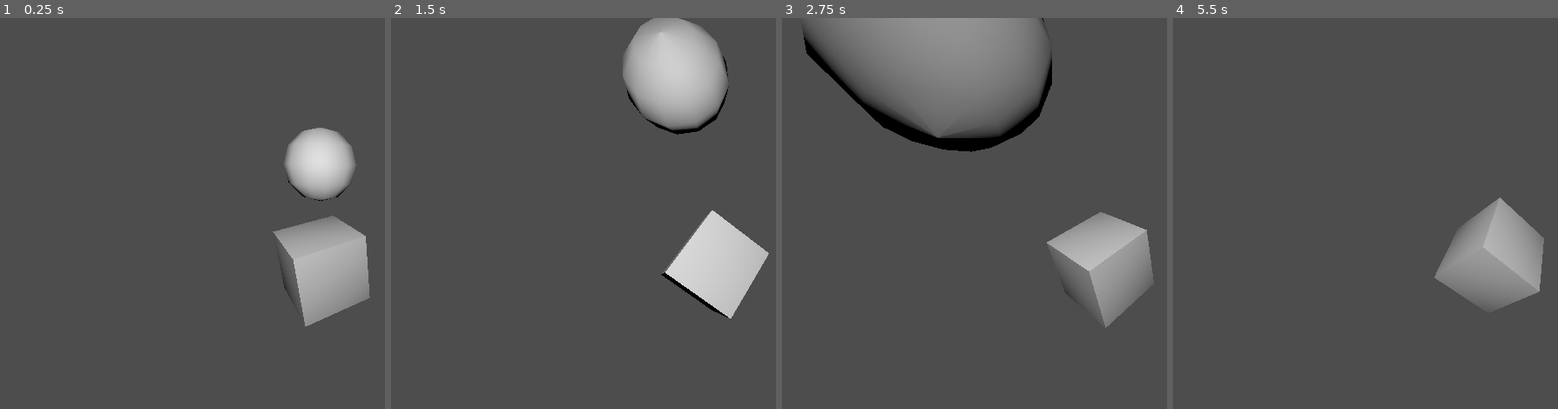
Above: before the commit, frames 1-4 (left to right).
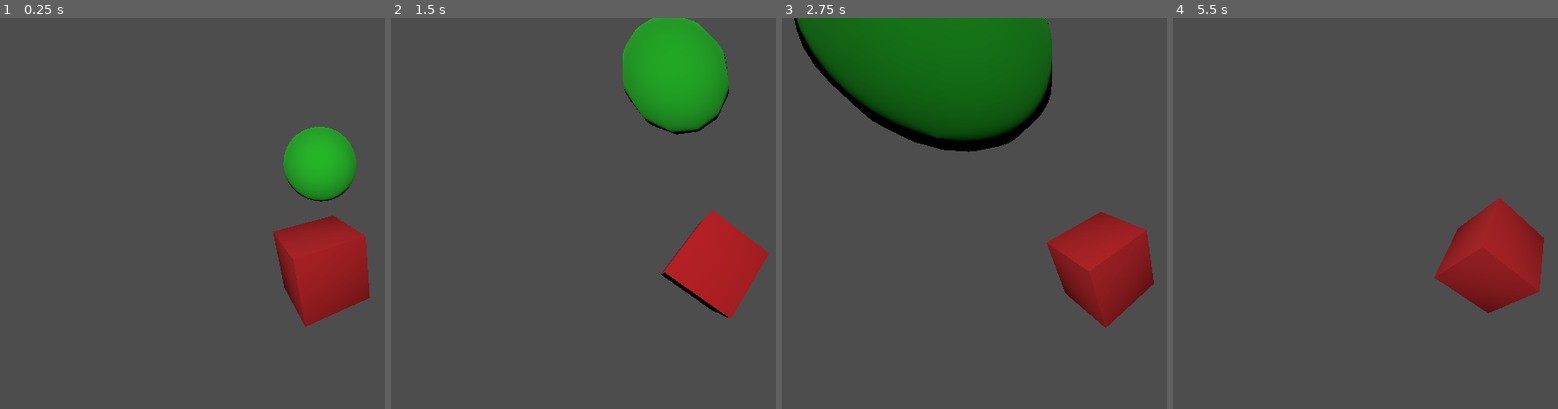
Above: after the commit, the same moments.

Repository: OliverLazar/game-of-life
Game: Godot game, scene res://Scenes/level_1.tscn
Same seed, same stepped clock (60 frames per second), same inputs: the game is played once before the commit and once after it.
Inputs:
- Up to frame 1 (0.25 s): no input
- Up to frame 2 (1.5 s): no input
- Up to frame 3 (2.75 s): no input
- Up to frame 4 (5.5 s): no input

The runs differ from the first frame. In frame 1, 7.9% of the frame differs, in the area x 70-97%, y 27-80%; in frame 2, 10%; in frame 3, 22%, in the area x 3-97%, y 0-80%; in frame 4, 5.4%.

Commit message:
Playing with Color and Material
Hi

Diff:
--- a/Scenes/level_1.tscn
+++ b/Scenes/level_1.tscn
@@ -1,8 +1,21 @@
-[gd_scene load_steps=4 format=3 uid="uid://e2scyq3pobbu"]
+[gd_scene load_steps=6 format=3 uid="uid://e2scyq3pobbu"]
 
 [ext_resource type="Script" path="res://Scripts/box_movement.gd" id="1_gijdd"]
 
+[sub_resource type="StandardMaterial3D" id="StandardMaterial3D_cbbib"]
+vertex_color_use_as_albedo = true
+vertex_color_is_srgb = true
+albedo_color = Color(0.577557, 0.034139, 0.0638211, 1)
+metallic = 0.41
+
 [sub_resource type="BoxShape3D" id="BoxShape3D_lwl40"]
+
+[sub_resource type="StandardMaterial3D" id="StandardMaterial3D_f5wp2"]
+vertex_color_use_as_albedo = true
+vertex_color_is_srgb = true
+albedo_color = Color(0.0745098, 0.584314, 0.0901961, 1)
+albedo_texture_force_srgb = true
+metallic = 0.5
 
 [sub_resource type="SphereShape3D" id="SphereShape3D_kvlty"]
 
@@ -15,6 +28,7 @@
 script = ExtResource("1_gijdd")
 
 [node name="CSGBox3D" type="CSGBox3D" parent="Box"]
+material = SubResource("StandardMaterial3D_cbbib")
 
 [node name="CollisionShape3D" type="CollisionShape3D" parent="Box"]
 shape = SubResource("BoxShape3D_lwl40")
@@ -29,6 +43,8 @@
 
 [node name="RigidBody3D" type="CSGSphere3D" parent="CSGSphere3D"]
 transform = Transform3D(1, 0, 0, 0, 1, 0, 0, 0, 1, 0, 0.171978, 0)
+rings = 20
+material = SubResource("StandardMaterial3D_f5wp2")
 
 [node name="CollisionShape3D" type="CollisionShape3D" parent="CSGSphere3D"]
 transform = Transform3D(1, 0, 0, 0, 1, 0, 0, 0, 1, 9.46522e-05, 0.172037, -0.0001266)
